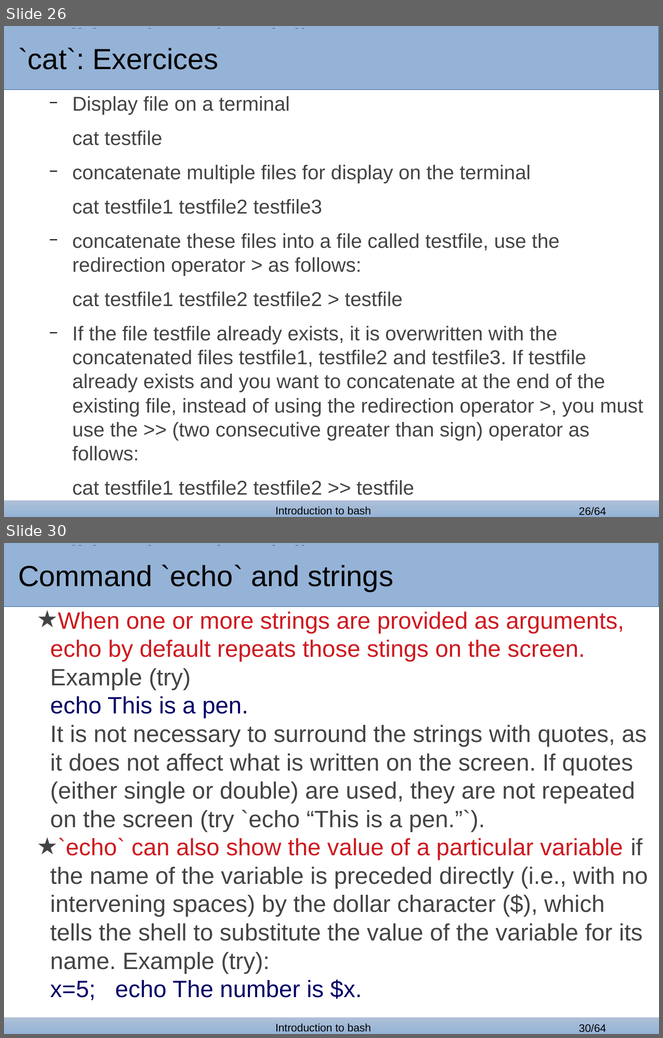
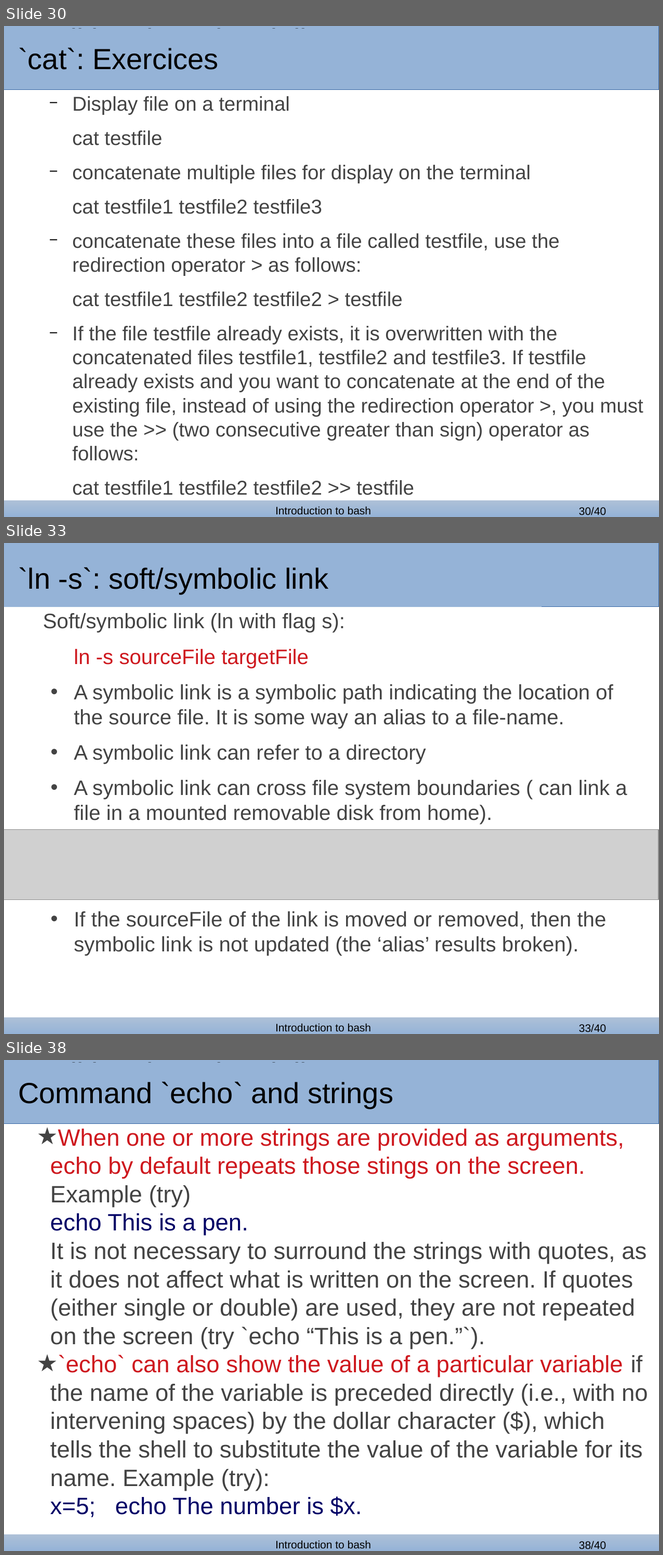
Before and after one commit to bertocco/abilita_info_units_1920, a slide deck: lezioni/bash_lessons/bash_1.odp. Shown one above the other, each under a label of ours: slides 26 and 30 before the commit, slides 30, 33 and 38 after it; the slides between them are not shown. The pictures are 663x1038 and 663x1555 pixels, drawn with LibreOffice and Linux fonts; fonts in the diff are those of the drawing; grey boxes stand for pictures; background and template pictures are left out. Boxes give left, top, right and bottom in pixels: in the first picture for what was removed or moved away, otherwise in the second. Text is boxed around its words. In the diff, an @@ line names an element or a change of style, - is before the commit and + after.

```diff
--- a/lezioni/bash_lessons/bash_1.odp
+++ b/lezioni/bash_lessons/bash_1.odp
@@ slide 33 added at (4, 543, 659, 1034), background #FFFFFF; not listed: 4 template elements that a slide beside it also shows @@
@@ rectangle added at (4, 548, 542, 607), fill #95B3D7, 32 pt, text #000000 @@
+`ln -s`: soft/symbolic link
@@ text added at (43, 613, 627, 956), 23 pt, text #434343 @@
+Soft/symbolic link (ln with flag s):
+  ln -s sourceFile targetFile
+  • A symbolic link is a symbolic path indicating the location of the source file. It is some way an alias to a file-name.
+  • A symbolic link can refer to a directory
+  • A symbolic link can cross file system boundaries ( can link a file in a mounted removable disk from home).
+  • If the sourceFile of the link is moved or removed, then the symbolic link is not updated (the ‘alias’ results broken).
@@ picture added at (4, 830, 659, 900) @@
@@ what was slide 26 is now slide 30 @@
@@ page number at (579, 508, 606, 516): text changed @@
-26/64
+30/40
@@ what was slide 30 is now slide 38 @@
@@ page number at (579, 1542, 606, 1550): text changed @@
-30/64
+38/40
```
Also in this commit, not shown: 5 slides changed, 8 other slides added, 33 slides removed, 1 other file.
